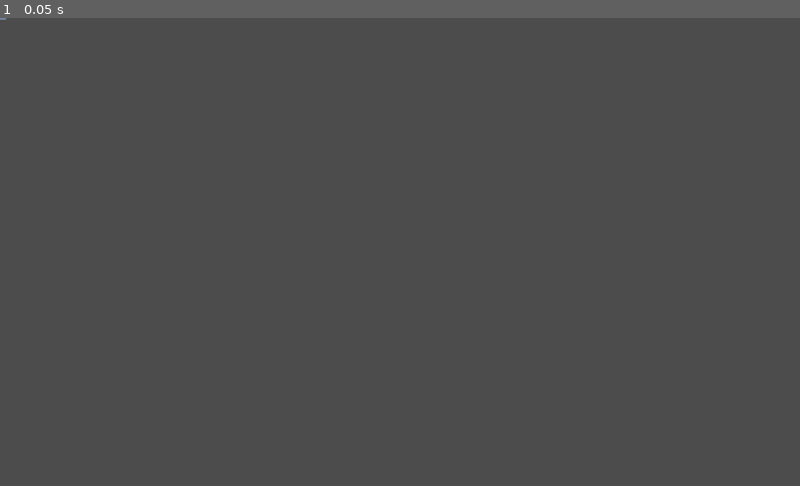
Above: before the commit, frame 1.
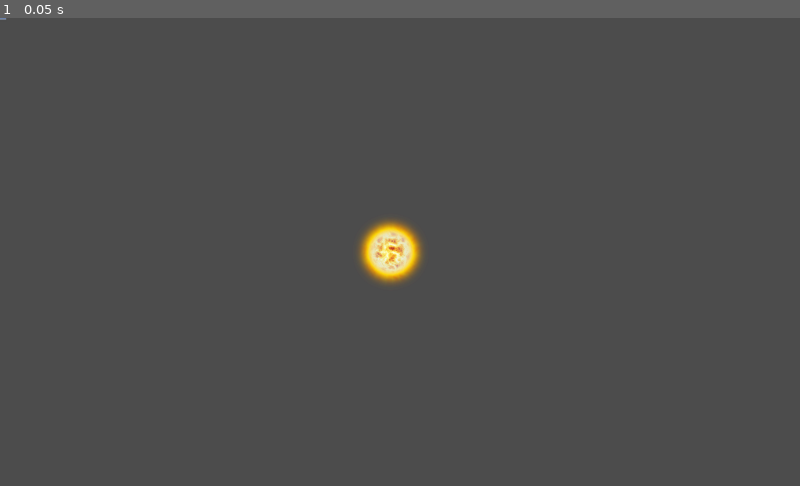
Above: after the commit, the same moment.

Repository: QWERTY-L/Space-Pirates
Game: Godot game, scene res://Scenes/SpaceSystemView.tscn
Two runs of this game, one before a commit and one after it. Both use one fixed random seed, a clock stepped at 60 frames per second and the inputs below. A sky picture missing from this copy of the repository is replaced by a grey-blue gradient.
Inputs:
- Up to frame 1 (0.05 s): no input

The runs differ from the first frame. In frame 1, 0.9% of the frame differs, in the area x 44-53%, y 43-57%.

Commit message:
Added script to automatically load map (planets and stars)

Diff:
--- /dev/null
+++ b/Source/Scenes/SpaceSystemView.gd
@@ -0,0 +1,16 @@
+extends Node2D
+
+
+# Declare member variables here. Examples:
+var system_name = "Sol"
+
+
+
+# Called when the node enters the scene tree for the first time.
+func _ready():
+	pass # Replace with function body.
+
+
+# Called every frame. 'delta' is the elapsed time since the previous frame.
+#func _process(delta):
+#	pass
--- a/Source/Scenes/SpaceSystemView.tscn
+++ b/Source/Scenes/SpaceSystemView.tscn
@@ -1,11 +1,17 @@
-[gd_scene load_steps=2 format=2]
+[gd_scene load_steps=4 format=2]
 
+[ext_resource path="res://Scenes/Stellar Bodies.gd" type="Script" id=1]
 [ext_resource path="res://Images/starry-sky-2.jpg" type="Texture" id=2]
+[ext_resource path="res://Scenes/SpaceSystemView.gd" type="Script" id=3]
 
 [node name="SpaceSystemView" type="Node2D"]
+script = ExtResource( 3 )
 
 [node name="Background" type="TextureRect" parent="."]
 margin_right = 7952.0
 margin_bottom = 5304.0
 rect_scale = Vector2( 0.129, 0.129 )
 texture = ExtResource( 2 )
+
+[node name="Stellar Bodies" type="Node" parent="."]
+script = ExtResource( 1 )
--- /dev/null
+++ b/Source/Scenes/Stellar Bodies.gd
@@ -0,0 +1,19 @@
+extends Node
+
+
+# Declare member variables here.
+var bodies = [{"file": "res://Images/Systems/star_orange01.png", "position" : Vector2(500, 300), "scale": Vector2(0.1, 0.1)}] # Replace with file loding later; remember strtovar !!!
+
+# Called when the node enters the scene tree for the first time.
+func _ready():
+	for body in bodies:
+		var child = Sprite.new()
+		child.texture = load(body["file"])
+		child.position = body["position"]
+		child.scale = body["scale"]
+		add_child(child)
+
+
+# Called every frame. 'delta' is the elapsed time since the previous frame.
+#func _process(delta):
+#	pass
Binary file added: Source/Images/Systems/star_orange01.png
Not shown, added: Source/Images/Systems/star_orange01.png.import
